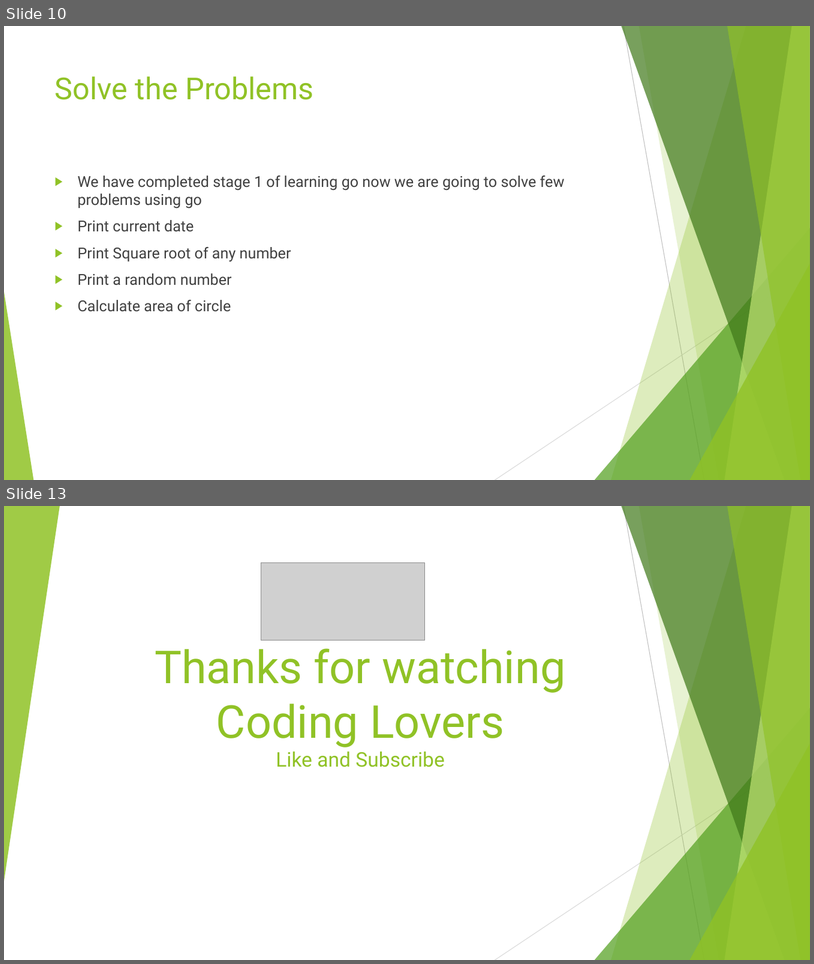
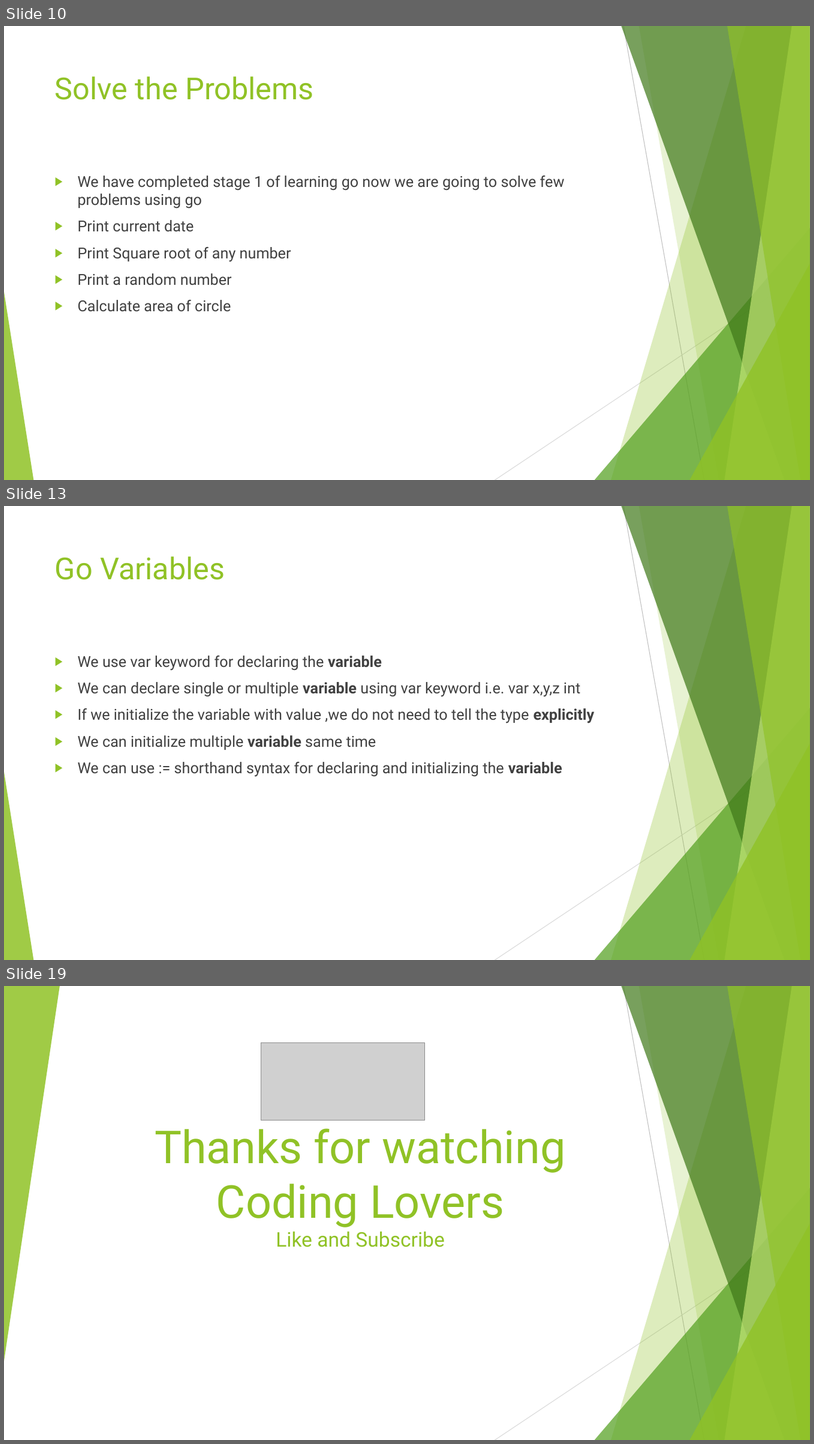
Before and after one commit to vivekdubeydeveloper/goquickstart, a slide deck: goquickstart.pptx. Shown one above the other, each under a label of ours: slides 10 and 13 before the commit, slides 10, 13 and 19 after it; the slides between them are not shown. The pictures are 814x964 and 814x1444 pixels, drawn with LibreOffice and Linux fonts; fonts in the diff are those of the drawing; grey boxes stand for pictures. Boxes give left, top, right and bottom in pixels: in the first picture for what was removed or moved away, otherwise in the second. Text is boxed around its words. In the diff, an @@ line names an element or a change of style, - is before the commit and + after.

```diff
--- a/goquickstart.pptx
+++ b/goquickstart.pptx
@@ slide 13 added at box(4, 506, 810, 960), background #FFFFFF; not listed: 10 template elements that a slide beside it also shows @@
@@ title added at box(55, 556, 225, 580), 36 pt, text #90C226 @@
+Go Variables
@@ text added at box(78, 655, 595, 777), 18 pt, text #404040 @@
+▶ We use var keyword for declaring the variable
+▶ We can declare single or multiple variable using var keyword i.e. var x,y,z int
+▶ If we initialize the variable with value ,we do not need to tell the type explicitly
+▶ We can initialize multiple variable same time
+▶ We can use := shorthand syntax for declaring and initializing the variable
@@ what was slide 13 is now slide 19 @@
```
Also in this commit, not shown: 2 slides changed, 5 other slides added, 5 other files.
